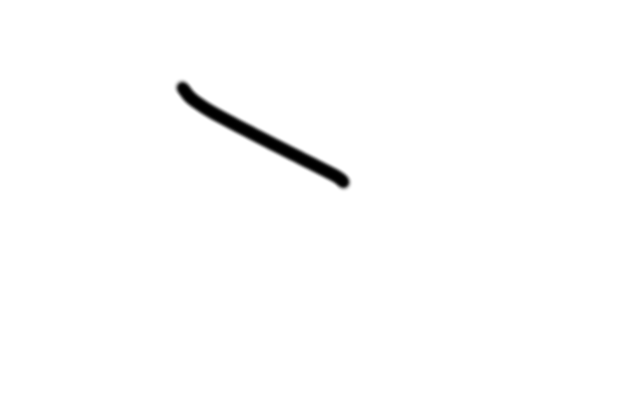
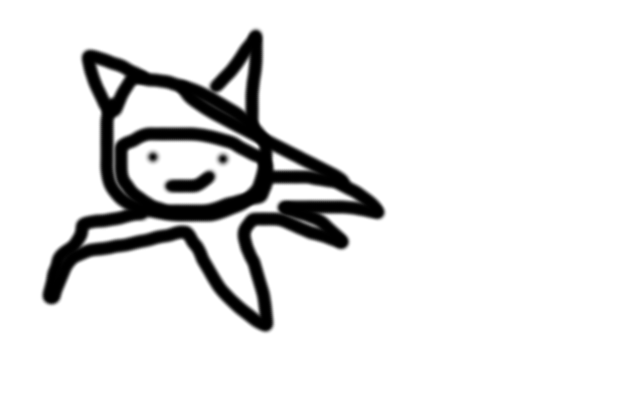
Comparing the layer stacks of the two (640, 400) images. Changes:
renamed "Fondo" to "1.psd", painted on it over (40, 26, 388, 335)
